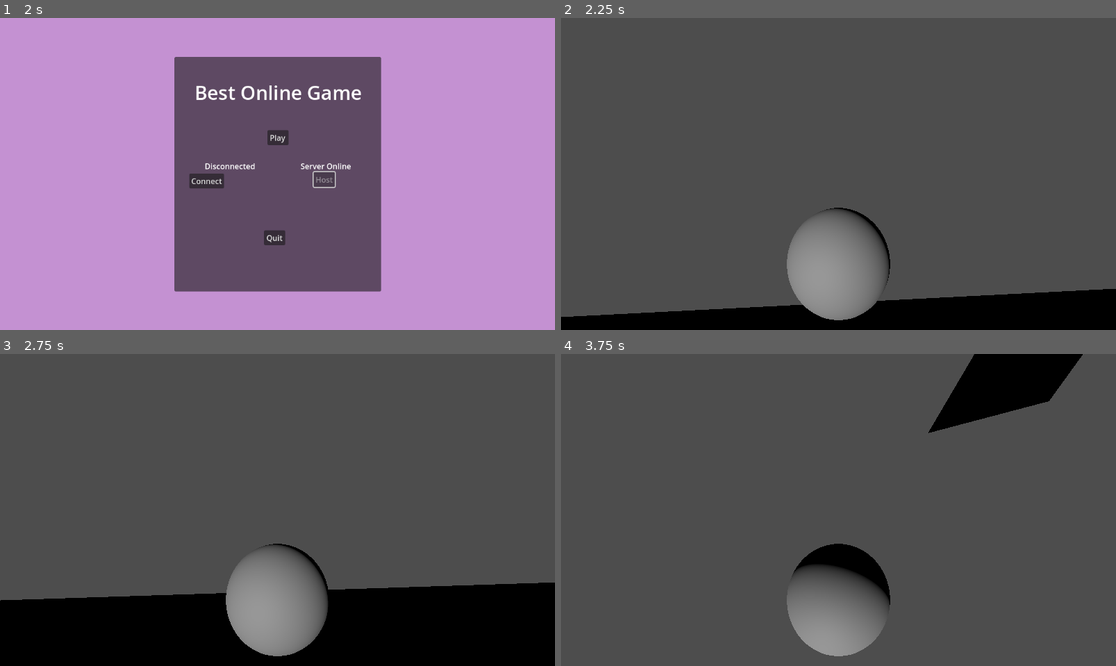
Above: before the commit, frames 1-4 (two rows, left to right).
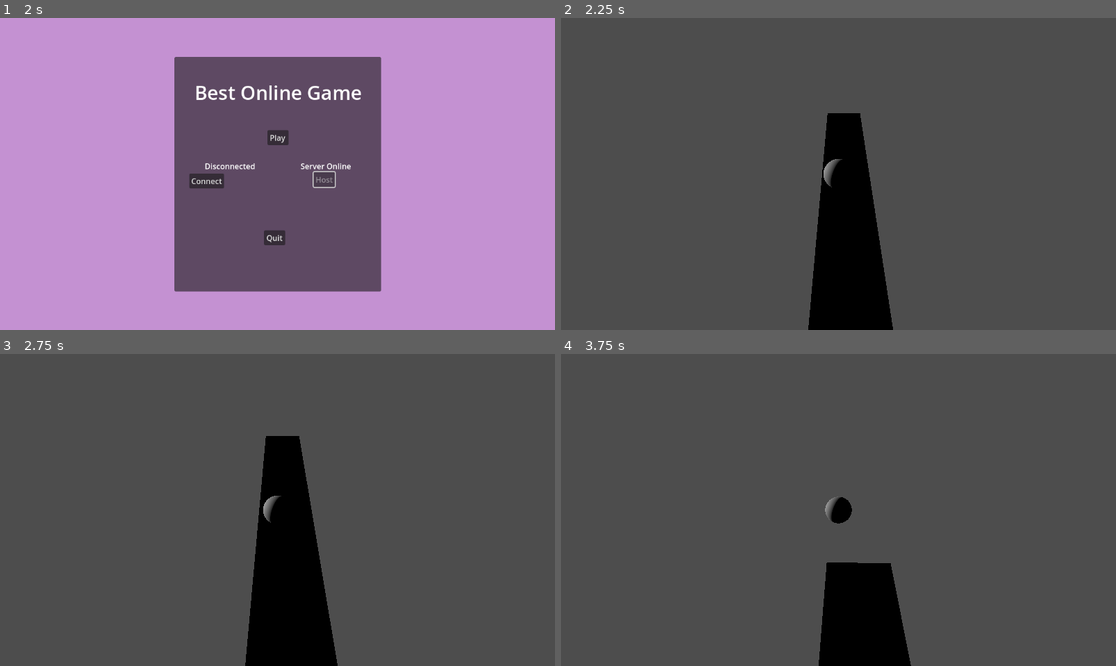
Above: after the commit, the same moments.

Repository: icvara/BestOnnlineGameEver
Game: Godot game, scene res://Menu/start_menu.tscn
Two runs of this game, one before a commit and one after it. Both use one fixed random seed, a clock stepped at 60 frames per second and the inputs below.
Inputs:
- Up to frame 1 (2 s): tap Enter at 0.5 s; hold D (right) 0.53-1.25 s; click "Host" at 1.25 s
- Up to frame 2 (2.25 s): click "Play" at 2 s
- Up to frame 3 (2.75 s): no input
- Up to frame 4 (3.75 s): hold S (down) 2.78-3.53 s; hold D (right) from 3.53 s (still down)

Frame 1 is identical in both runs. In frame 2, 15% of the frame differs, in the area x 0-100%, y 30-100%; in frame 3, 28%, in the area x 0-100%, y 26-100%; in frame 4, 10%.

Commit message:
camera fix but still work to be done.

Diff:
--- a/Player/player.tscn
+++ b/Player/player.tscn
@@ -14,7 +14,3 @@
 
 [node name="MeshInstance3D" type="MeshInstance3D" parent="."]
 mesh = SubResource("SphereMesh_4ntmi")
-
-[node name="Camera3D" type="Camera3D" parent="."]
-transform = Transform3D(1, 0, 0, 0, 0.99999976, -0.00068067835, 0, 0.00068067835, 0.99999976, 0, 0.84341097, 2.0312386)
-current = true
--- /dev/null
+++ b/camera_3d.gd
@@ -0,0 +1,16 @@
+extends Camera3D
+
+@export var target_path: NodePath
+@export var follow_speed: float = 15.0
+@export var offset: Vector3 = Vector3(0, 5, -5)
+
+var target: Node3D
+
+func _ready() -> void:
+	target = get_node(target_path)
+
+func _process(delta: float) -> void:
+	if target:
+		var desired_pos = target.global_transform.origin + offset
+		global_transform.origin = global_transform.origin.lerp(desired_pos, follow_speed * delta)
+		look_at(target.global_transform.origin, Vector3.UP)
--- /dev/null
+++ b/camera_3d.tscn
@@ -0,0 +1,6 @@
+[gd_scene load_steps=2 format=3 uid="uid://batwfw8acwjyg"]
+
+[ext_resource type="Script" uid="uid://bd431p0aflkt2" path="res://camera_3d.gd" id="1_86a6h"]
+
+[node name="Camera3D" type="Camera3D"]
+script = ExtResource("1_86a6h")
--- a/world/level_0.tscn
+++ b/world/level_0.tscn
@@ -1,6 +1,7 @@
-[gd_scene load_steps=5 format=3 uid="uid://dcv2lkwh74kjy"]
+[gd_scene load_steps=6 format=3 uid="uid://dcv2lkwh74kjy"]
 
 [ext_resource type="PackedScene" uid="uid://dy8w6mr8jgjfy" path="res://Player/player.tscn" id="1_wr4sc"]
+[ext_resource type="PackedScene" uid="uid://batwfw8acwjyg" path="res://camera_3d.tscn" id="2_gaw6k"]
 
 [sub_resource type="StandardMaterial3D" id="StandardMaterial3D_1pyxk"]
 albedo_color = Color(0.24952677, 0.51298195, 0.46976316, 1)
@@ -28,3 +29,6 @@
 
 [node name="DirectionalLight3D" type="DirectionalLight3D" parent="."]
 transform = Transform3D(0.46800697, 0, 0.88372475, 0, 1, 0, -0.88372475, 0, 0.46800697, 2.884136, 0.4708215, 1.2868397)
+
+[node name="Camera3D" parent="." instance=ExtResource("2_gaw6k")]
+target_path = NodePath("../Player")
Not shown, added: camera_3d.gd.uid
